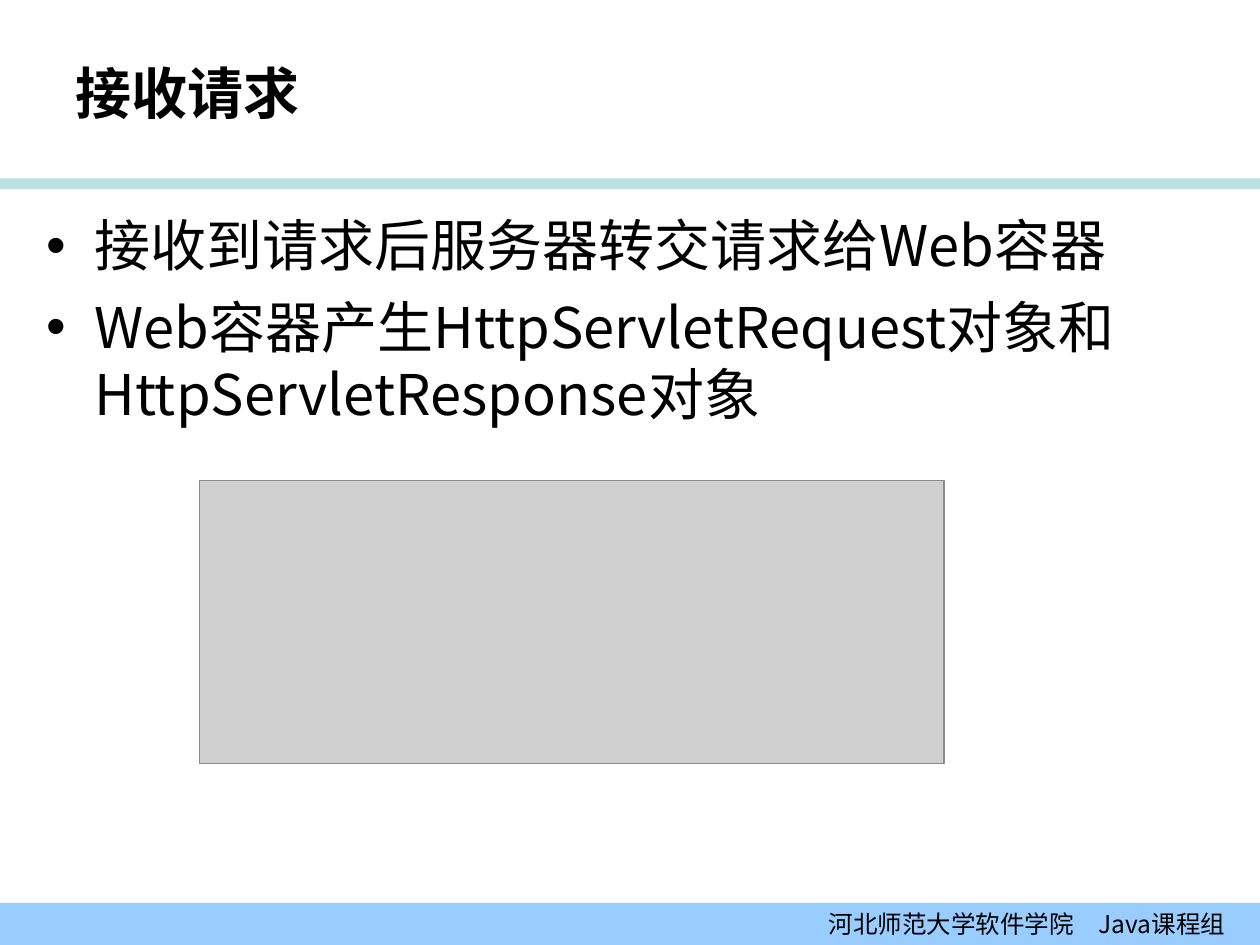
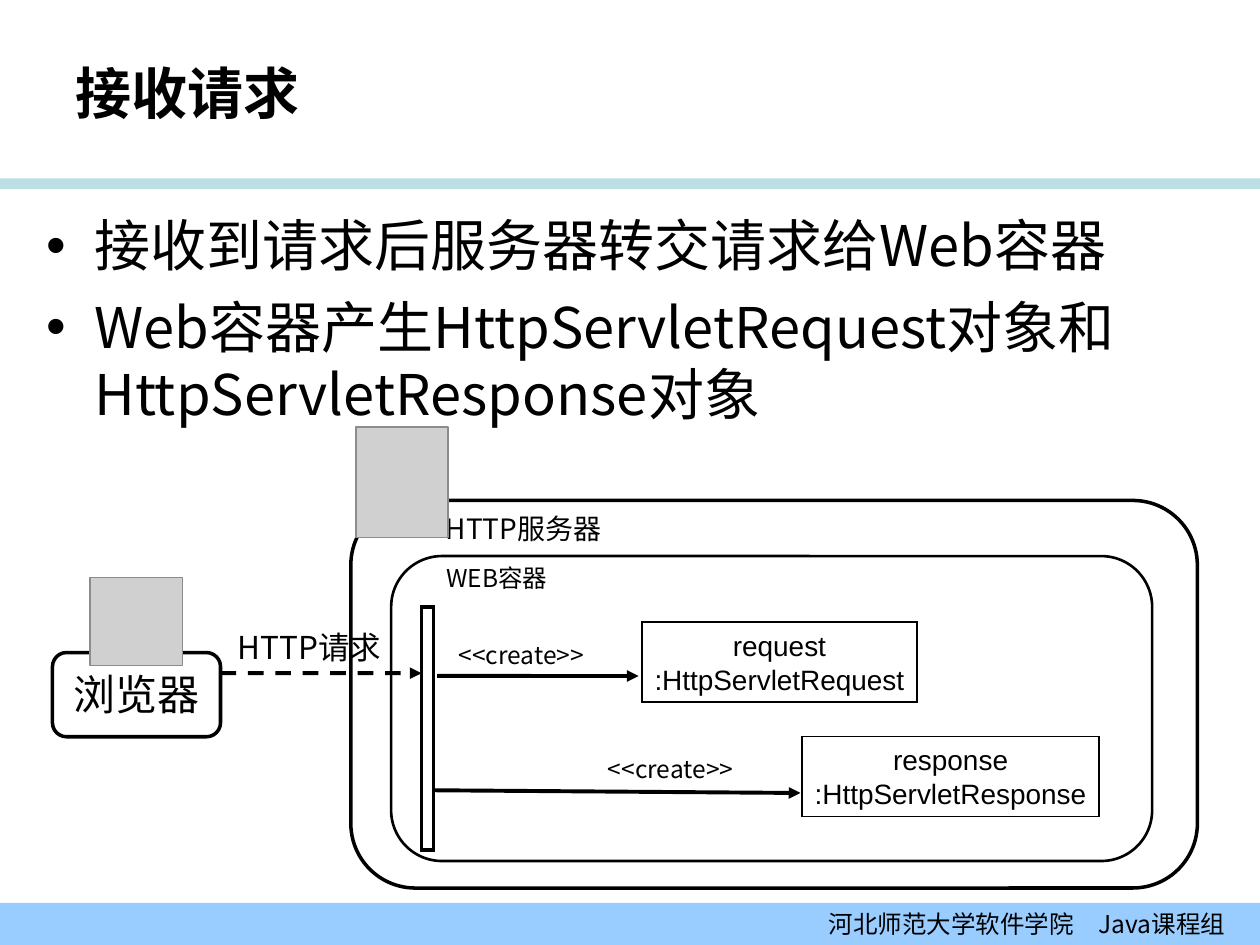
Before and after one commit to edu2act/course-JavaEE, a slide deck: slide 19 of 课程PPT/01-02_Servlet模型（一）.ppt. Drawn at 1260x945 pixels with LibreOffice and Linux fonts; fonts in the diff are those of the drawing; grey boxes stand for pictures; background and template pictures are left out. Boxes give left, top, right and bottom in pixels: in the first picture for what was removed or moved away, otherwise in the second. Text is boxed around its words. In the diff, an @@ line names an element or a change of style, - is before the commit and + after.

```diff
--- a/课程PPT/01-02_Servlet模型（一）.ppt
+++ b/课程PPT/01-02_Servlet模型（一）.ppt
@@ picture added at [357, 427, 449, 538] @@
@@ rounded rectangle added at [350, 500, 1197, 888], outline #000000 2.01 pt @@
@@ text added at [446, 511, 601, 542], 16 pt, text #000000 @@
+HTTP服务器
@@ rounded rectangle added at [391, 556, 1152, 861], outline #000000 1.5 pt @@
@@ text added at [446, 566, 547, 589], 14 pt, text #000000 @@
+WEB容器
@@ picture: place and size @@
-picture at [199, 480, 944, 764]
+picture at [89, 577, 183, 665]
@@ text added at [237, 627, 381, 668], 18 pt, text #000000 @@
+HTTP请求
@@ rectangle added at [422, 607, 435, 850], outline #000000 2.01 pt @@
@@ rectangle added at [643, 622, 917, 703], outline #000000 0.99 pt, 16 pt, text #000000 @@
+request
+:HttpServletRequest
@@ rounded rectangle added at [53, 653, 220, 737], outline #000000 2.01 pt @@
@@ text added at [458, 647, 583, 665], 14 pt, text #000000 @@
+<<create>>
@@ text added at [73, 674, 199, 714], 24 pt, text #000000 @@
+浏览器
@@ arrow added from (220, 673) to (422, 673), #000000 2.24 pt dashed @@
@@ arrow added from (437, 675) to (639, 677), #000000 2.24 pt @@
@@ rectangle added at [803, 737, 1099, 818], outline #000000 0.99 pt, 16 pt, text #000000 @@
+response
+:HttpServletResponse
@@ text added at [608, 761, 733, 779], 14 pt, text #000000 @@
+<<create>>
@@ arrow added from (435, 790) to (800, 793), #000000 2.24 pt @@
```
Also in this commit, not shown: 5 other slides changed, 1 slide added.
